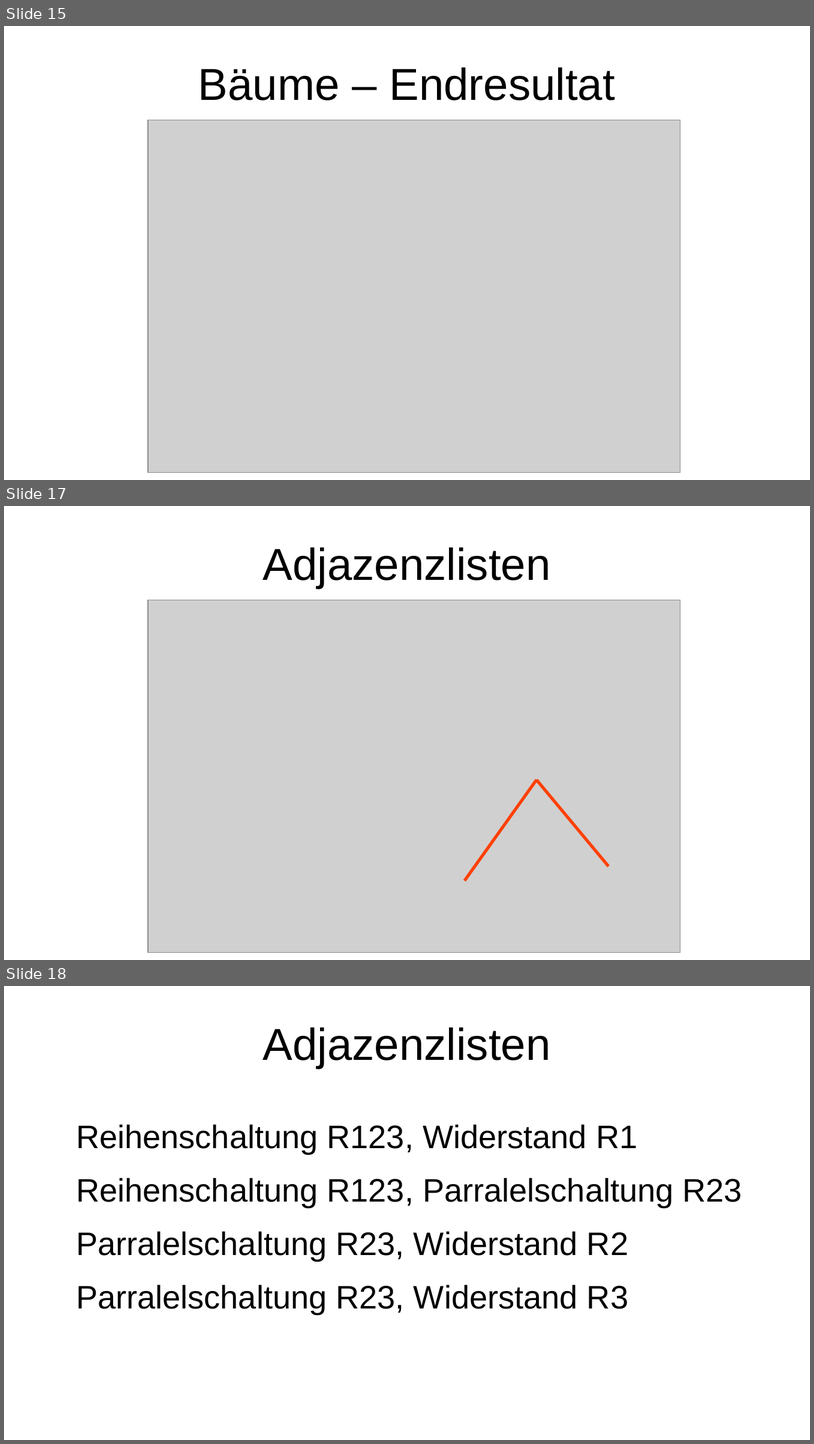
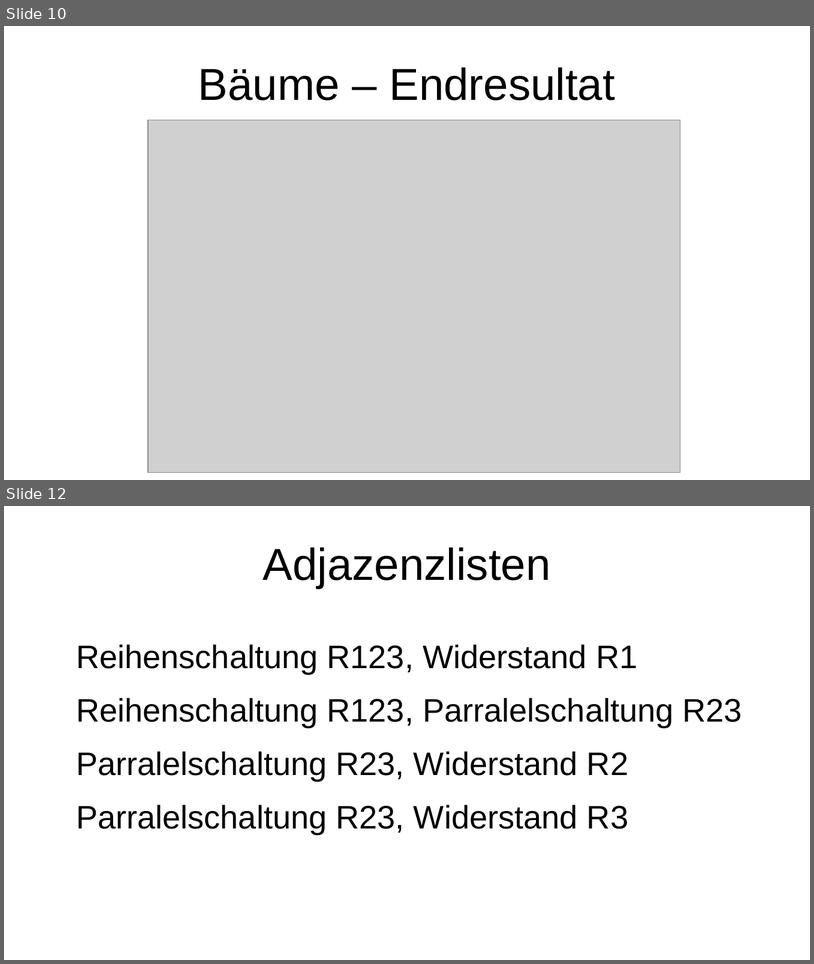
Before and after one commit to HeIIow2/physik_schaltkreise, a slide deck: präsentation/präsentation.odp. Shown one above the other, each under a label of ours: slides 15, 17 and 18 before the commit, slides 10 and 12 after it; the slides between them are not shown. The pictures are 814x1444 and 814x964 pixels, drawn with LibreOffice and Linux fonts; fonts in the diff are those of the drawing; grey boxes stand for pictures. Boxes give left, top, right and bottom in pixels: in the first picture for what was removed or moved away, otherwise in the second. Text is boxed around its words. In the diff, an @@ line names an element or a change of style, - is before the commit and + after.

```diff
--- a/präsentation/präsentation.odp
+++ b/präsentation/präsentation.odp
@@ slide 17 removed at (4, 506, 810, 960), background #FFFFFF @@
@@ title removed at (263, 547, 551, 588) @@
-Adjazenzlisten
@@ picture removed at (148, 600, 681, 952) @@
@@ line removed from (465, 880) to (537, 780) @@
@@ line removed from (609, 866) to (537, 780) @@
@@ what was slide 15 is now slide 10 @@
@@ what was slide 18 is now slide 12 @@
```
Also in this commit, not shown: 4 slides changed, 2 slides added, 6 other slides removed.
